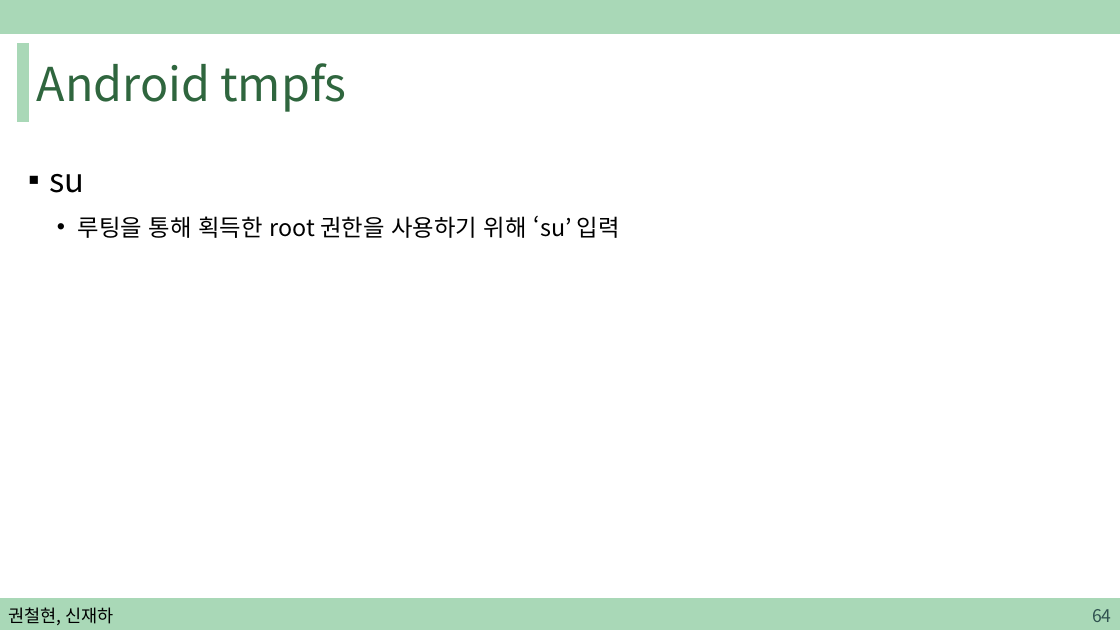
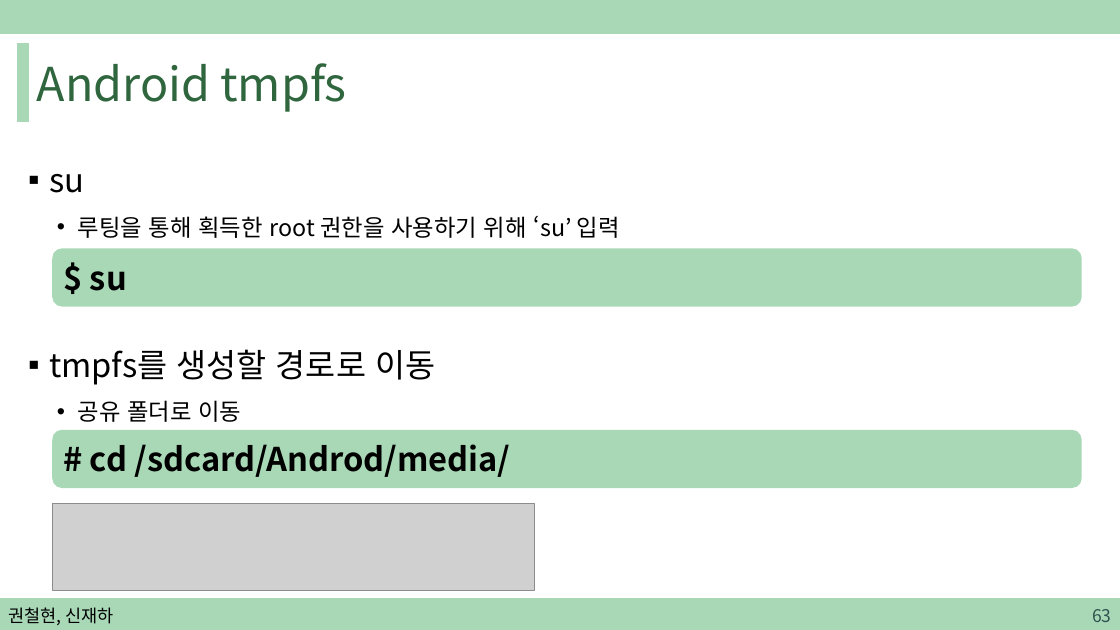
Before and after one commit to sjh4287/capston, a slide deck: slide 63 of 2022.02.18/권철현,신재하.pptx (slide 64 before the commit). Drawn at 1120x630 pixels with LibreOffice and Linux fonts; fonts in the diff are those of the drawing; grey boxes stand for pictures. Boxes give left, top, right and bottom in pixels: in the first picture for what was removed or moved away, otherwise in the second. Text is boxed around its words. In the diff, an @@ line names an element or a change of style, - is before the commit and + after.

```diff
--- a/2022.02.18/권철현,신재하.pptx
+++ b/2022.02.18/권철현,신재하.pptx
@@ rounded rectangle added at <box>52,249,1082,307</box>, fill #A9D8B7, 28 pt, text #000000, bold @@
+$ su
@@ text at <box>49,349,435,422</box>: paragraphs added @@
+▪ tmpfs를 생성할 경로로 이동
+  • 공유 폴더로 이동
@@ rounded rectangle added at <box>52,430,1082,488</box>, fill #A9D8B7, 28 pt, text #000000, bold @@
+# cd /sdcard/Androd/media/
@@ picture added at <box>52,504,534,591</box> @@
@@ page number at <box>1092,609,1111,622</box>: text changed @@
-64
+63
```
Also in this commit, not shown: 10 other slides changed, 5 slides added.
